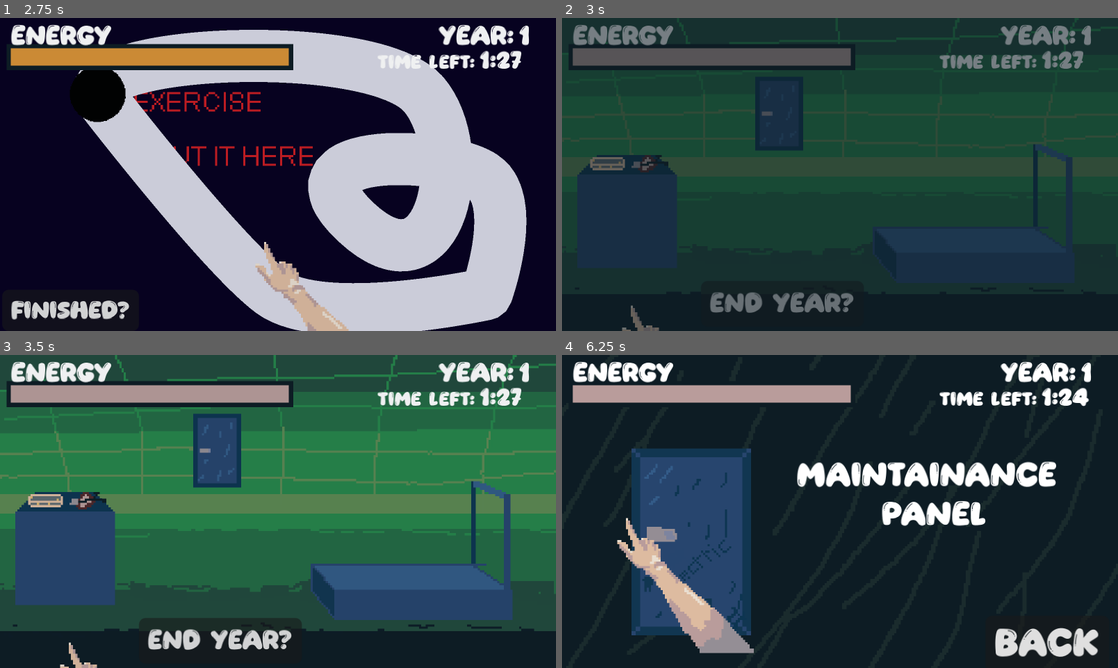
Above: before the commit, frames 1-4 (two rows, left to right).
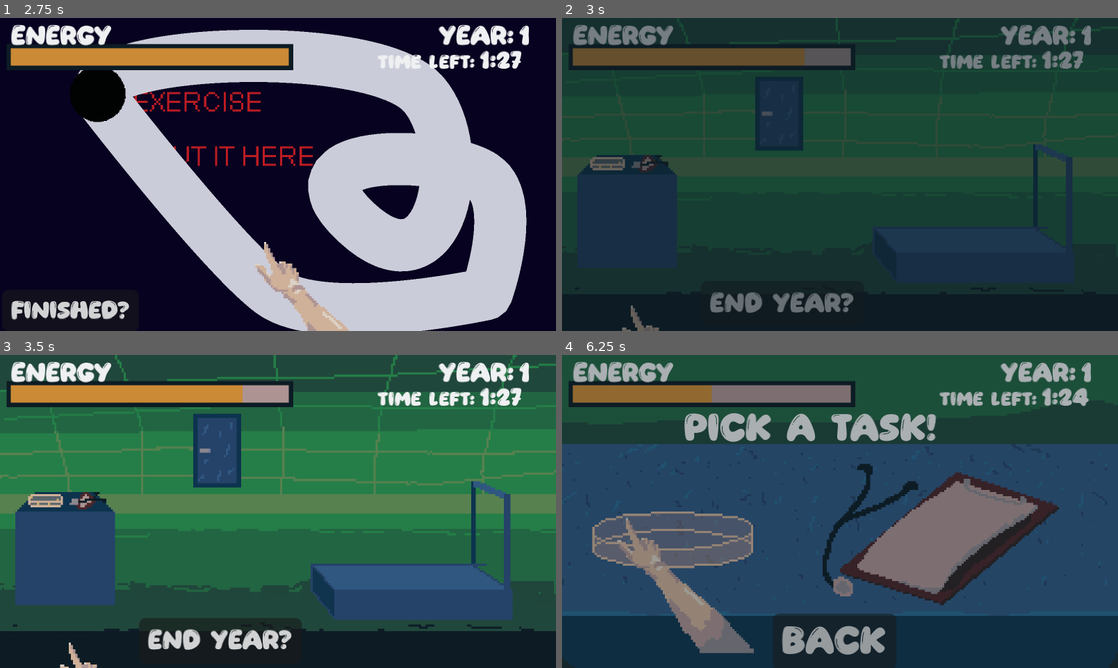
Above: after the commit, the same moments.

Repository: KatLuvsYa3/Geaux_Hackathon_Godot
Game: Godot game, scene res://scenes/game/start_screen.tscn
The game is run twice, just before and just after one commit, with the same random seed, the same clock (stepped at 60 frames per second) and the same inputs.
Inputs (mouse positions are in pixels of both pictures, inside the frame that each line leads up to):
- Up to frame 1 (2.75 s): click "Start" at 0.5 s; click (405, 215) at 1.25 s; click "Treadmill" at 2 s
- Up to frame 2 (3 s): click "Finished?" at 2.75 s
- Up to frame 3 (3.5 s): no input
- Up to frame 4 (6.25 s): click (778, 448) at 3.5 s; click (689, 542) at 4.25 s; click (1034, 596) at 5 s, where only the run after the commit has a clickable "Finished?"; click (628, 520) at 5.77 s

Frame 1 is identical in both runs. In frame 2, 2.2% of the frame differs, in the area x 2-44%, y 9-16%; in frame 3, 2.4%; in frame 4, 86%, in the area x 0-100%, y 0-100%.

Commit message:
fix again

Diff:
--- a/scripts/treadmill.gd
+++ b/scripts/treadmill.gd
@@ -97,6 +97,6 @@
 # PUT RESULT OF GAME HERE
 # IE ENERGY SPENT AND ADDING SCORE TO BASE.CARDIO
 func _on_back_to_main_pressed() -> void:
+	baseScript.cardio_task_completed((1/3) * loopCount, 10)
+	BaseScript.do_task(1)
 	$BackToMain._on_pressed() #keep to stop signal race
-	baseScript.cardio_task_completed((1/3) * loopCount, 10)
-	baseScript.change_energy(-1)
